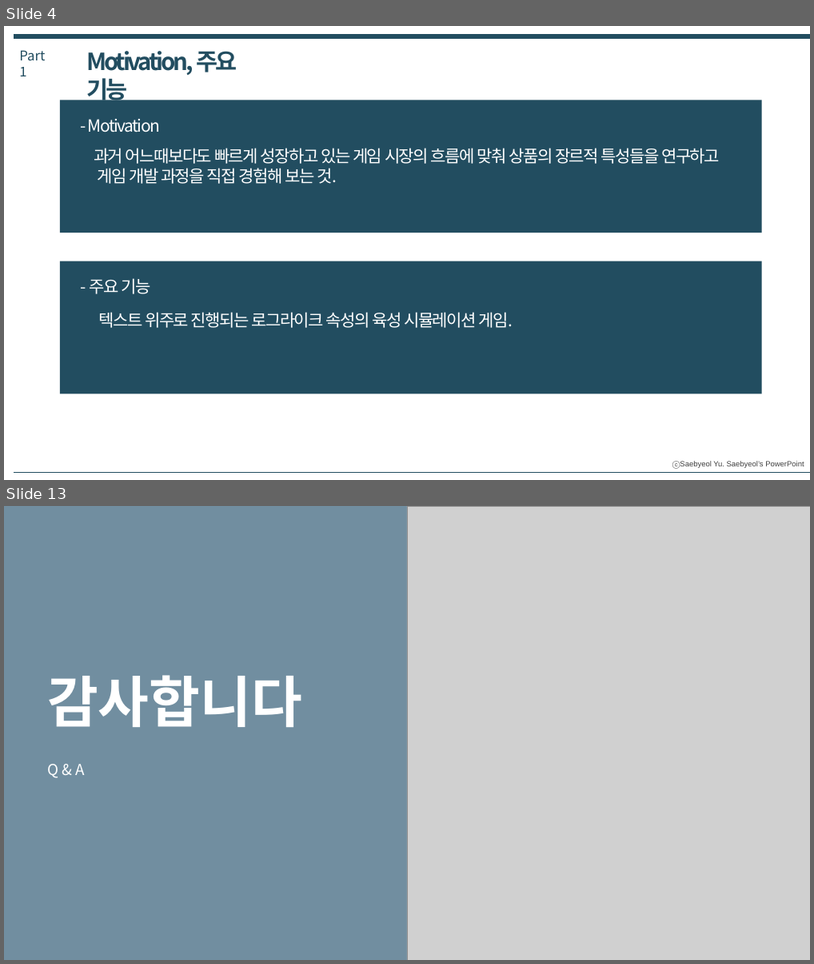
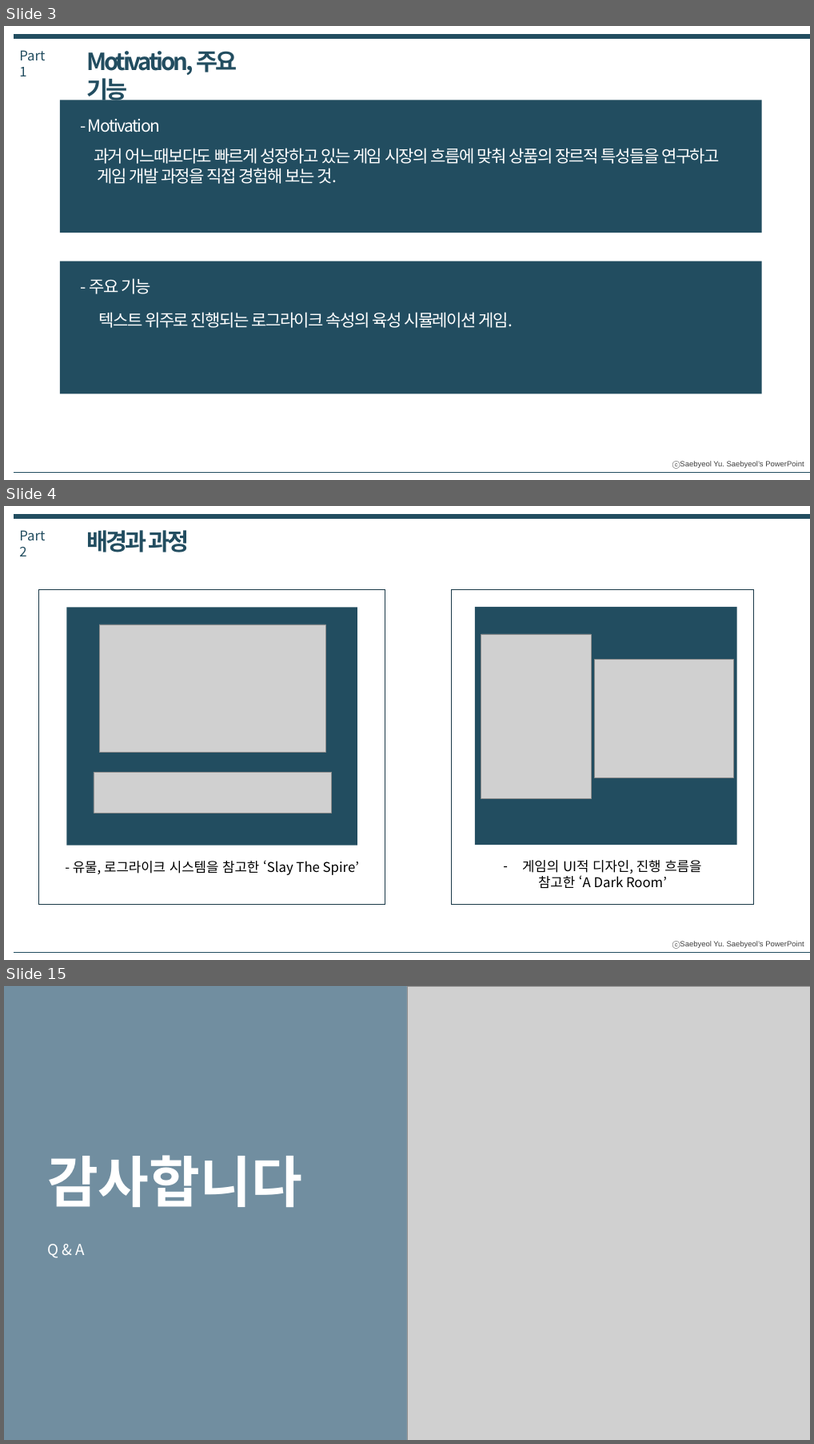
Before and after one commit to IdfKLeh/capstone, a slide deck: for_school/[4팀] 최종발표.pptx. Shown one above the other, each under a label of ours: slides 4 and 13 before the commit, slides 3, 4 and 15 after it; the slides between them are not shown. The pictures are 814x964 and 814x1444 pixels, drawn with LibreOffice and Linux fonts; fonts in the diff are those of the drawing; grey boxes stand for pictures. Boxes give left, top, right and bottom in pixels: in the first picture for what was removed or moved away, otherwise in the second. Text is boxed around its words. In the diff, an @@ line names an element or a change of style, - is before the commit and + after.

```diff
--- a/for_school/[4팀] 최종발표.pptx
+++ b/for_school/[4팀] 최종발표.pptx
@@ slide 4 added at [4,506,810,960], background #FFFFFF; not listed: 1 template element that a slide beside it also shows @@
@@ line added from (14, 517) to (810, 517), #224D60 6 pt @@
@@ text added at [19,530,45,556], 16 pt, text #224D60 @@
+Part 2
@@ text added at [87,530,189,552], 28 pt, text #224D60, bold @@
+배경과 과정
@@ rectangle added at [39,590,385,904], outline #193947 1 pt @@
@@ rectangle added at [451,590,754,904], outline #193947 1 pt @@
@@ rectangle added at [67,607,358,844], fill #224D60 @@
@@ picture added at [99,624,326,752] @@
@@ rectangle added at [475,607,738,844], fill #224D60 @@
@@ picture added at [482,634,591,798] @@
@@ picture added at [595,659,734,778] @@
@@ picture added at [94,772,332,812] @@
@@ text added at [73,860,359,875], 16 pt, text #000000 @@
+- 유물, 로그라이크 시스템을 참고한 ‘Slay The Spire’
@@ text added at [522,860,702,888], 16 pt, text #000000 @@
+– 게임의 UI적 디자인, 진행 흐름을
+참고한 ‘A Dark Room’
@@ line added from (14, 952) to (810, 952), #224D60 0.25 pt @@
@@ what was slide 4 is now slide 3 @@
@@ what was slide 13 is now slide 15 @@
```
Also in this commit, not shown: 2 slides changed, 9 other slides added, 8 slides removed.
